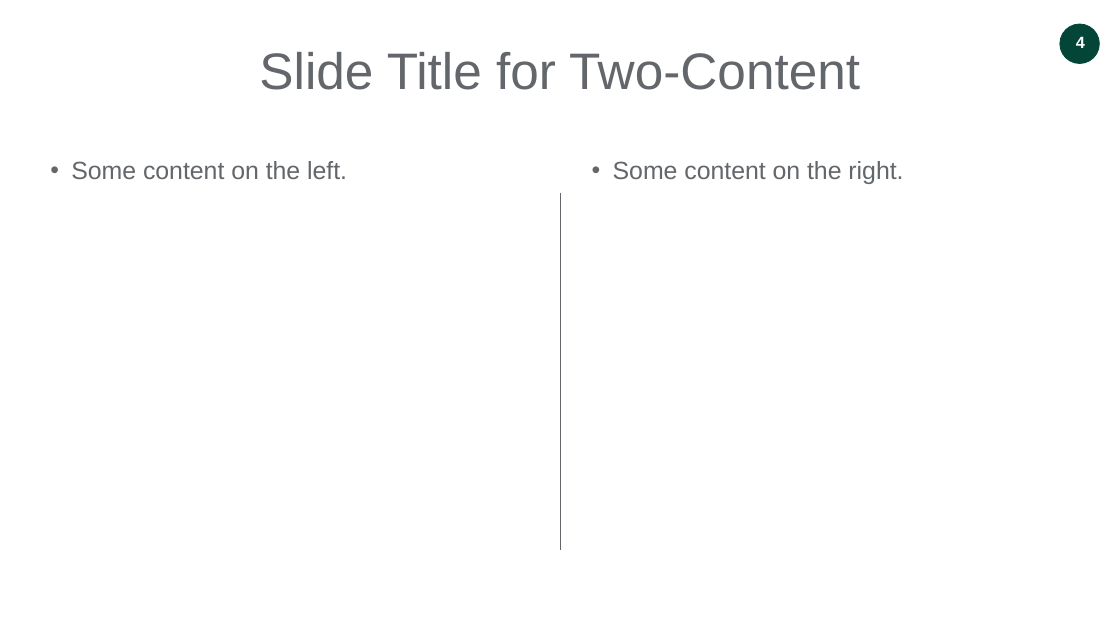
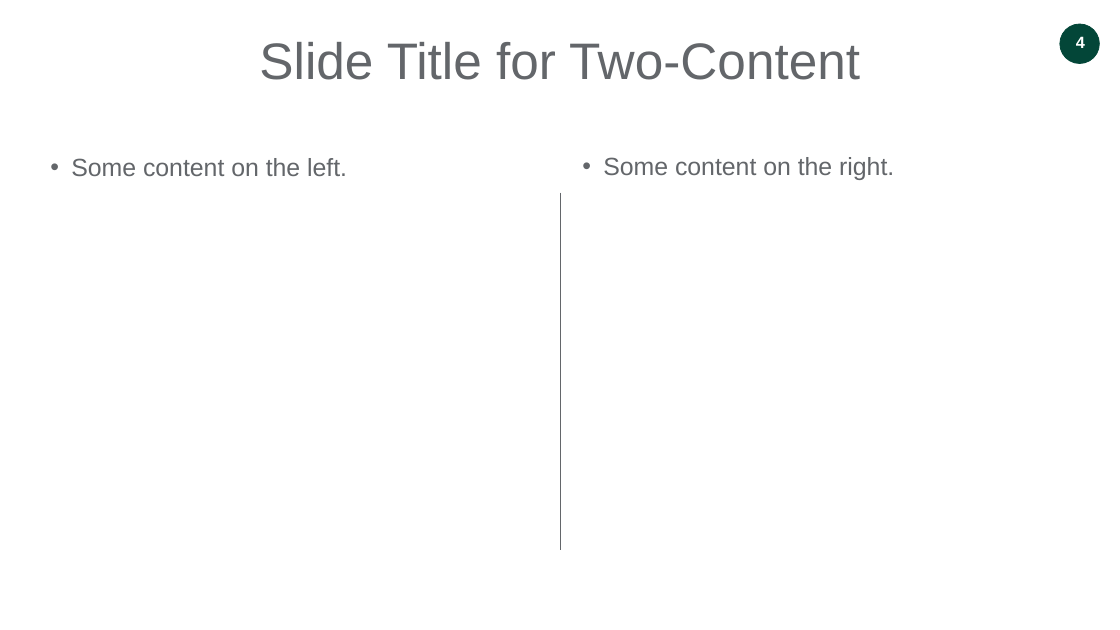
Before and after one commit to julianbarg/Templates, a slide deck: slide 4 of ivey-powerpoint-template.pptx. Drawn at 1120x630 pixels with LibreOffice and Linux fonts; fonts in the diff are those of the drawing; background and template pictures are left out. Boxes give left, top, right and bottom in pixels: in the first picture for what was removed or moved away, otherwise in the second. Text is boxed around its words. In the diff, an @@ line names an element or a change of style, - is before the commit and + after.

```diff
--- a/ivey-powerpoint-template.pptx
+++ b/ivey-powerpoint-template.pptx
@@ title "Slide Title for Two-Content": place and size @@
-title "Slide Title for Two-Content" at (259, 52, 860, 90)
+title "Slide Title for Two-Content" at (259, 42, 860, 80)
@@ text "Some content on the right.": place and size @@
-text "Some content on the right." at (613, 161, 903, 184)
+text "Some content on the right." at (603, 157, 894, 180)
```
Also in this commit, not shown: 1 other slide changed.
